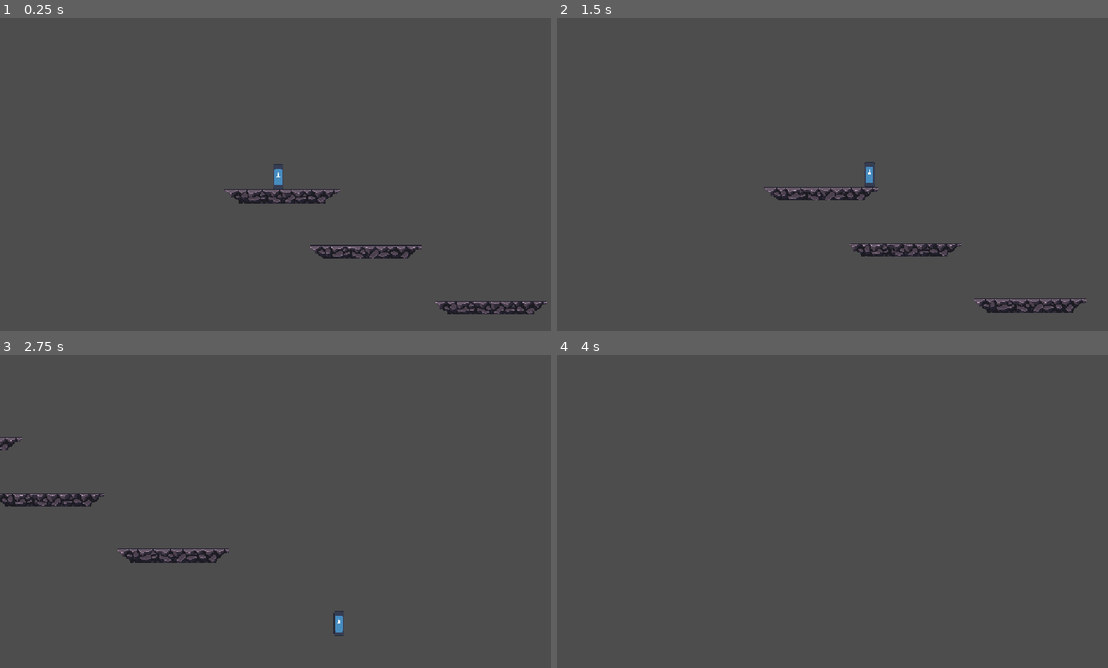
Above: before the commit, frames 1-4 (two rows, left to right).
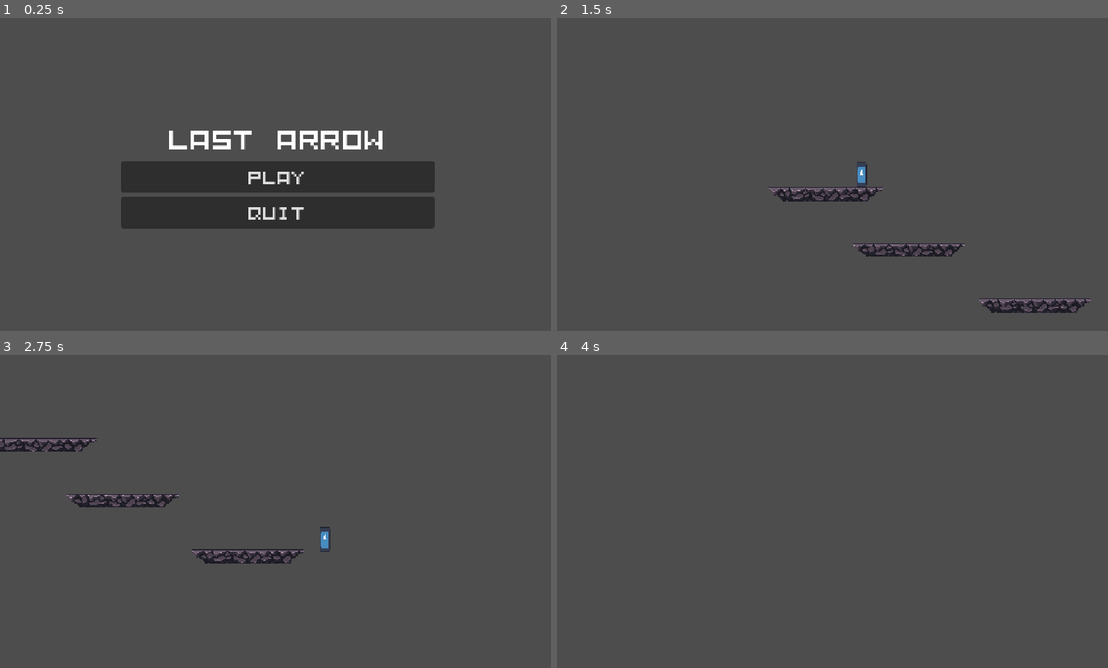
Above: after the commit, the same moments.

Repository: VeryUsual/last-arrow
Game: Godot game, scene res://scenes/main_menu.tscn
Two runs of this game, one before a commit and one after it. Both use one fixed random seed, a clock stepped at 60 frames per second and the inputs below. Before the commit the project starts from res://scenes/game.tscn. The engine's default icon, where the game draws it, is replaced by a stand-in: a white triangle on a blue panel in a dark square.
Inputs (mouse positions are in pixels of both pictures, inside the frame that each line leads up to):
- Up to frame 1 (0.25 s): no input
- Up to frame 2 (1.5 s): click (832, 177) at 0.5 s, where only the run after the commit has a clickable "Play"; tap Enter at 1.25 s; move the mouse to (959, 158) at 1.27 s; hold D (move_right) from 1.28 s (still down); tap Alt at 1.35 s; click (959, 158) at 1.42 s
- Up to frame 3 (2.75 s): keep holding D (move_right); tap W (jump) at 1.52, 2.27 s; move the mouse to (165, 527) at 2.02 s; tap Shift at 2.1 s
- Up to frame 4 (4 s): move the mouse to (893, 442) at 2.77 s; release D (move_right) at 2.78 s; hold A (move_left) 2.78-3.53 s; tap Alt at 2.85 s; move the mouse to (804, 574) at 3.52 s; hold D (move_right) from 3.53 s (still down); tap Shift at 3.6 s; click (804, 574) at 3.67 s; tap W (jump) at 3.77 s

The runs differ from the first frame. In frame 1, 14% of the frame differs, in the area x 21-100%, y 36-95%; in frame 2, 1.4%; in frame 3, 2.9%; in frame 4, nothing differs.

Commit message:
main menu

Diff:
--- a/project.godot
+++ b/project.godot
@@ -11,7 +11,7 @@
 [application]
 
 config/name="Last Arrow"
-run/main_scene="uid://dudr8a5hjcwpn"
+run/main_scene="uid://cmi4ft230an7s"
 config/features=PackedStringArray("4.6", "Forward Plus")
 config/icon="res://icon.svg"
 
@@ -50,6 +50,7 @@
 [physics]
 
 3d/physics_engine="Jolt Physics"
+2d/default_gravity=1100.0
 
 [rendering]
 
--- /dev/null
+++ b/scenes/main_menu.tscn
@@ -0,0 +1,50 @@
+[gd_scene format=3 uid="uid://cmi4ft230an7s"]
+
+[ext_resource type="Script" uid="uid://bbfqw57gmhlsj" path="res://scripts/main_menu.gd" id="1_ekxnf"]
+[ext_resource type="FontFile" uid="uid://gblxpnjqvndy" path="res://assets/fonts/Kenney Mini Square Mono.ttf" id="1_l6cm7"]
+
+[node name="main_menu" type="Control" unique_id=548412221]
+layout_mode = 3
+anchors_preset = 15
+anchor_right = 1.0
+anchor_bottom = 1.0
+grow_horizontal = 2
+grow_vertical = 2
+script = ExtResource("1_ekxnf")
+
+[node name="VBoxContainer" type="VBoxContainer" parent="." unique_id=2123302024]
+layout_mode = 1
+anchors_preset = 8
+anchor_left = 0.5
+anchor_top = 0.5
+anchor_right = 0.5
+anchor_bottom = 0.5
+offset_left = -162.6633
+offset_top = -162.0
+offset_right = 162.6633
+offset_bottom = 162.0
+grow_horizontal = 2
+grow_vertical = 2
+alignment = 1
+
+[node name="TitleLabel" type="Label" parent="VBoxContainer" unique_id=1388159356]
+layout_mode = 2
+theme_override_fonts/font = ExtResource("1_l6cm7")
+theme_override_font_sizes/font_size = 30
+text = "Last Arrow"
+horizontal_alignment = 1
+
+[node name="PlayButton" type="Button" parent="VBoxContainer" unique_id=1973014227]
+layout_mode = 2
+theme_override_fonts/font = ExtResource("1_l6cm7")
+theme_override_font_sizes/font_size = 20
+text = "Play"
+
+[node name="QuitButton" type="Button" parent="VBoxContainer" unique_id=1304502010]
+layout_mode = 2
+theme_override_fonts/font = ExtResource("1_l6cm7")
+theme_override_font_sizes/font_size = 20
+text = "Quit"
+
+[connection signal="pressed" from="VBoxContainer/PlayButton" to="." method="_on_play_button_pressed"]
+[connection signal="pressed" from="VBoxContainer/QuitButton" to="." method="_on_quit_button_pressed"]
--- /dev/null
+++ b/scripts/main_menu.gd
@@ -0,0 +1,7 @@
+extends Control
+
+func _on_play_button_pressed() -> void:
+	get_tree().change_scene_to_file("res://scenes/game.tscn")
+
+func _on_quit_button_pressed() -> void:
+	get_tree().quit()
--- a/scripts/player.gd
+++ b/scripts/player.gd
@@ -1,7 +1,7 @@
 extends CharacterBody2D
 
-const SPEED = 300.0
-const JUMP_VELOCITY = -400.0
+const SPEED = 230.0
+const JUMP_VELOCITY = -370.0
 
 func _physics_process(delta: float) -> void:
 	# Gravity
Binary file added: assets/fonts/Kenney Mini Square Mono.ttf
Not shown, added: assets/fonts/Kenney Mini Square Mono.ttf.import
Not shown, added: scripts/main_menu.gd.uid
Not shown, added: .gitignore
